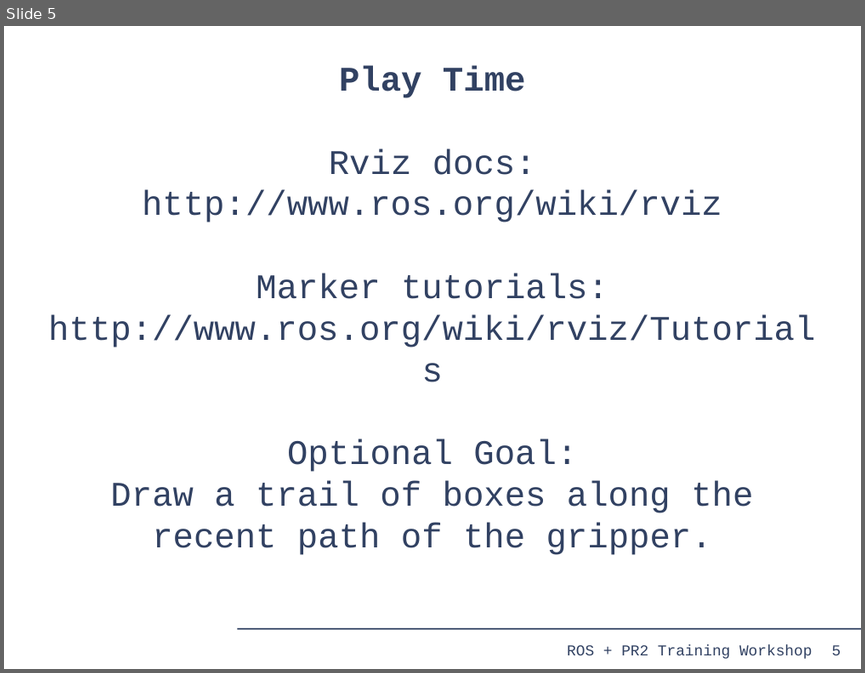
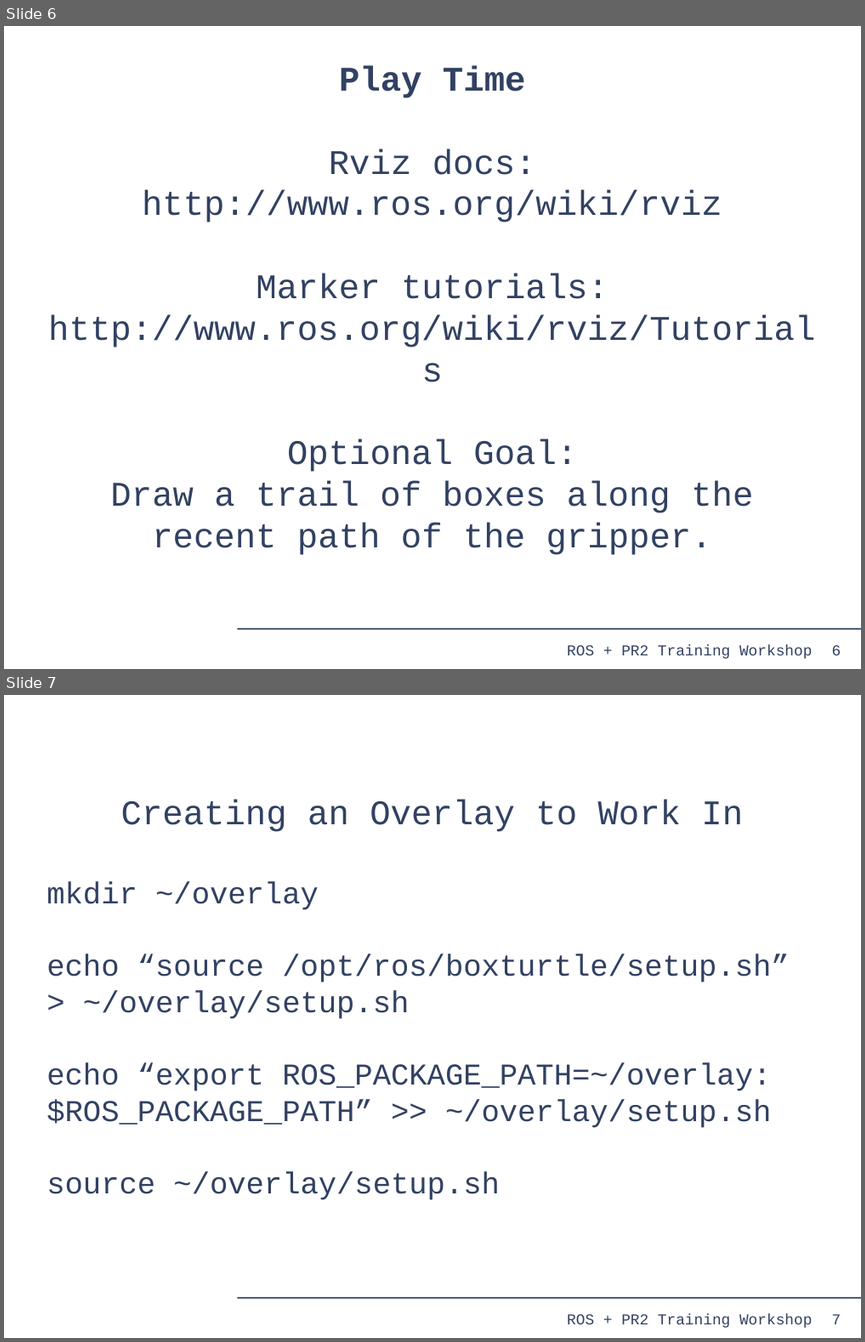
Before and after one commit to PR2/pr2_docs, a slide deck: pr2_training_workshop/rviz/rviz.odp. Shown one above the other, each under a label of ours: slide 5 before the commit, slides 6 and 7 after it. The pictures are 865x673 and 865x1342 pixels, drawn with LibreOffice and Linux fonts; fonts in the diff are those of the drawing. Boxes give left, top, right and bottom in pixels: in the first picture for what was removed or moved away, otherwise in the second. Text is boxed around its words. In the diff, an @@ line names an element or a change of style, - is before the commit and + after.

Commit message:
add outline slide and overlay creation slide

```diff
--- a/pr2_training_workshop/rviz/rviz.odp
+++ b/pr2_training_workshop/rviz/rviz.odp
@@ slide 7 added at [4,695,861,1338], background #FFFFFF; not listed: 3 template elements that a slide beside it also shows @@
@@ subtitle added at [46,800,789,1200], 28 pt, text #314162 @@
+Creating an Overlay to Work In
+mkdir ~/overlay
+echo “source /opt/ros/boxturtle/setup.sh” > ~/overlay/setup.sh
+echo “export ROS_PACKAGE_PATH=~/overlay:$ROS_PACKAGE_PATH” >> ~/overlay/setup.sh
+source ~/overlay/setup.sh
@@ what was slide 5 is now slide 6 @@
@@ page number at [832,645,841,655]: text changed @@
-5
+6
```
Also in this commit, not shown: 1 other slide added.
